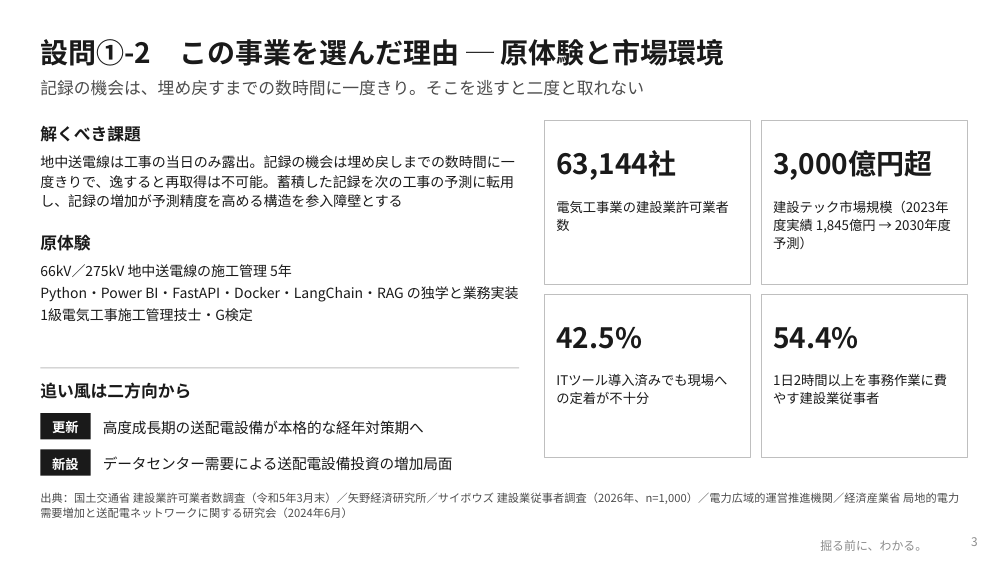
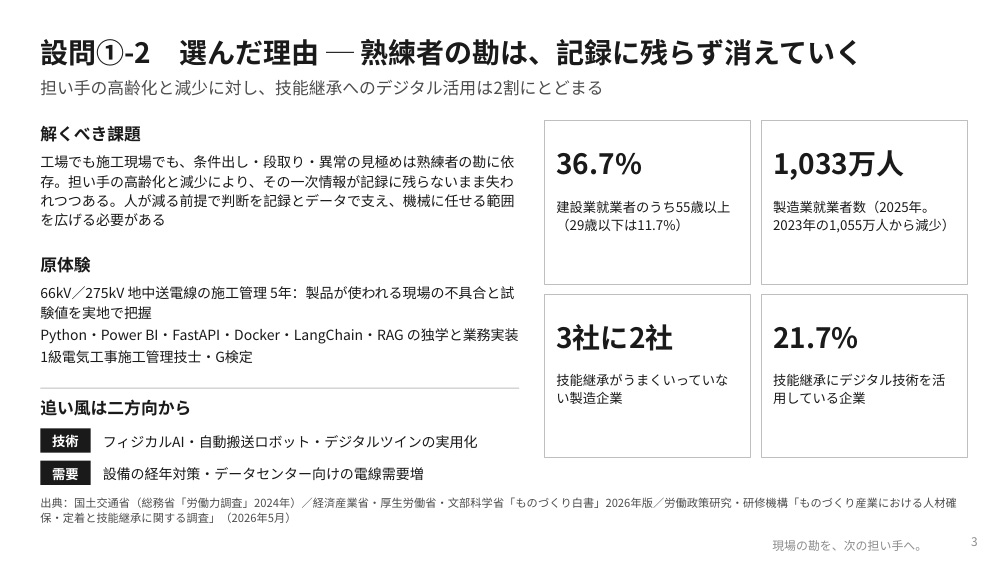
Before and after one commit to SEITOSHIKI/-ai-commute-audio-, a slide deck: slide 3 of deck/セルフマネジメント課題_事業構想プレゼン.pptx. Drawn at 1008x567 pixels with LibreOffice and Linux fonts; fonts in the diff are those of the drawing; background and template pictures are left out. Boxes give left, top, right and bottom in pixels: in the first picture for what was removed or moved away, otherwise in the second. Text is boxed around its words. In the diff, an @@ line names an element or a change of style, - is before the commit and + after.

```diff
--- a/deck/セルフマネジメント課題_事業構想プレゼン.pptx
+++ b/deck/セルフマネジメント課題_事業構想プレゼン.pptx
@@ text at [40,39,863,66]: text changed @@
-設問①-2 この事業を選んだ理由 ─ 原体験と市場環境
+設問①-2 選んだ理由 ─ 熟練者の勘は、記録に残らず消えていく
@@ text at [40,80,603,96]: text changed @@
-記録の機会は、埋め戻すまでの数時間に一度きり。そこを逃すと二度と取れない
+担い手の高齢化と減少に対し、技能継承へのデジタル活用は2割にとどまる
@@ text at [40,155,514,226]: text changed @@
-地中送電線は工事の当日のみ露出。記録の機会は埋め戻しまでの数時間に一度きりで、逸すると再取得は不可能。蓄積した記録を次の工事の予測に転用し、記録の増加が予測精度を高める構造を参入障壁とする
+工場でも施工現場でも、条件出し・段取り・異常の見極めは熟練者の勘に依存。担い手の高齢化と減少により、その一次情報が記録に残らないまま失われつつある。人が減る前提で判断を記録とデータで支え、機械に任せる範囲を広げる必要がある
@@ text at [556,153,642,175]: text changed @@
-63,144社
+36.7%
@@ text at [773,150,904,180]: text changed @@
-3,000億円超
+1,033万人
@@ text at [556,201,730,231]: text changed @@
-電気工事業の建設業許可業者数
+建設業就業者のうち55歳以上（29歳以下は11.7%）
@@ text at [773,201,955,233]: text changed @@
-建設テック市場規模（2023年度実績 1,845億円 → 2030年度予測）
+製造業就業者数（2025年。2023年の1,055万人から減少）
@@ text at [40,286,514,319]: text changed @@
-66kV／275kV 地中送電線の施工管理 5年
+66kV／275kV 地中送電線の施工管理 5年：製品が使われる現場の不具合と試験値を実地で把握
@@ text at [556,324,673,351]: text changed @@
-42.5%
+3社に2社
@@ text at [773,327,859,349]: text changed @@
-54.4%
+21.7%
@@ 2 texts, 1 line: place and size @@
-2 texts, 1 line at [40,235,519,368]
+2 texts, 1 line at [40,257,519,388]
@@ text at [556,374,728,404]: text changed @@
-ITツール導入済みでも現場への定着が不十分
+技能継承がうまくいっていない製造企業
@@ text at [773,374,945,404]: text changed @@
-1日2時間以上を事務作業に費やす建設業従事者
+技能継承にデジタル技術を活用している企業
@@ text "追い風は二方向から": place and size @@
-text "追い風は二方向から" at [40,382,191,399]
+text "追い風は二方向から" at [40,399,191,416]
@@ rectangle: place and size @@
-rectangle at [40,413,91,439]
+rectangle at [40,428,91,453]
@@ text at [52,434,79,447]: text changed @@
-更新
+技術
@@ text at [103,435,478,448]: text changed; size 10.5 to 10 pt @@
-高度成長期の送配電設備が本格的な経年対策期へ
+フィジカルAI・自動搬送ロボット・デジタルツインの実用化
@@ rectangle: place and size @@
-rectangle at [40,450,91,476]
+rectangle at [40,461,91,485]
@@ text at [52,465,79,483]: text changed @@
-新設
+需要
@@ text at [103,467,424,480]: text changed; size 10.5 to 10 pt @@
-データセンター需要による送配電設備投資の増加局面
+設備の経年対策・データセンター向けの電線需要増
@@ text at [40,497,957,523]: text changed @@
-出典：国土交通省 建設業許可業者数調査（令和5年3月末）／矢野経済研究所／サイボウズ 建設業従事者調査（2026年、n=1,000）／電力広域的運営推進機関／経済産業省 局地的電力需要増加と送配電ネットワークに関する研究会（2024年6月）
+出典：国土交通省（総務省「労働力調査」2024年）／経済産業省・厚生労働省・文部科学省「ものづくり白書」2026年版／労働政策研究・研修機構「ものづくり産業における人材確保・定着と技能継承に関する調査」（2026年5月）
@@ text added at [772,540,927,551], 8.5 pt, text #8C8C8C @@
+現場の勘を、次の担い手へ。
@@ text removed at [820,540,927,551] @@
-掘る前に、わかる。
```
Also in this commit, not shown: 5 other slides changed, 2 slides added, 2 slides removed, 8 other files.
